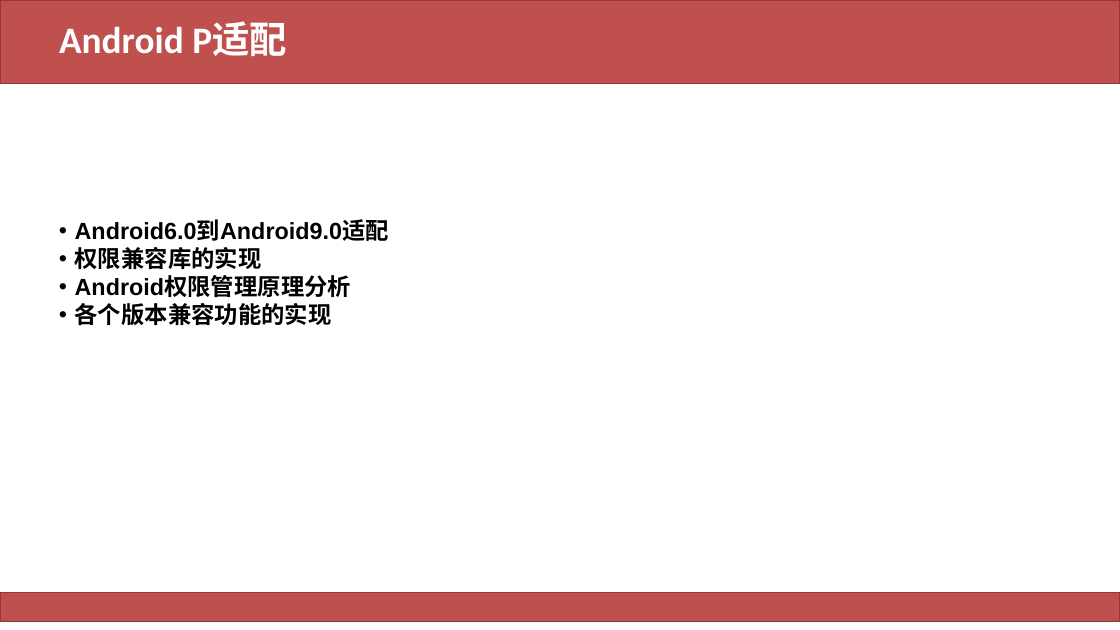
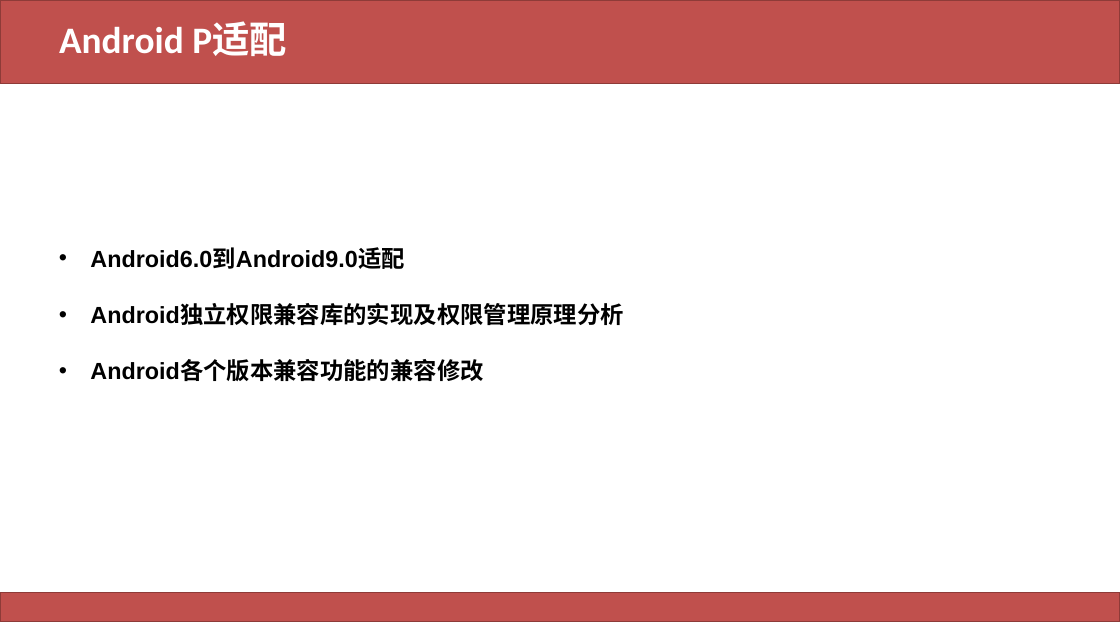
Before and after one commit to happylishang/happylishang.github.io, a slide deck: slide 10 of _posts/升级/2019/H4186-李尚-2019-升级答辩PPT .pptx (slide 11 before the commit). Drawn at 1120x630 pixels with LibreOffice and Linux fonts; fonts in the diff are those of the drawing. Boxes give left, top, right and bottom in pixels: in the first picture for what was removed or moved away, otherwise in the second. Text is boxed around its words. In the diff, an @@ line names an element or a change of style, - is before the commit and + after.

```diff
--- a/_posts/升级/2019/H4186-李尚-2019-升级答辩PPT .pptx
+++ b/_posts/升级/2019/H4186-李尚-2019-升级答辩PPT .pptx
@@ text at [90, 248, 404, 269]: indent changed; line spacing 1 to 2 @@
@@ text at [90, 304, 624, 381]: text changed @@
-• 权限兼容库的实现
-• Android权限管理原理分析
-• 各个版本兼容功能的实现
+• Android独立权限兼容库的实现及权限管理原理分析
+• Android各个版本兼容功能的兼容修改
```
Also in this commit, not shown: 3 other slides changed, 3 other files.
